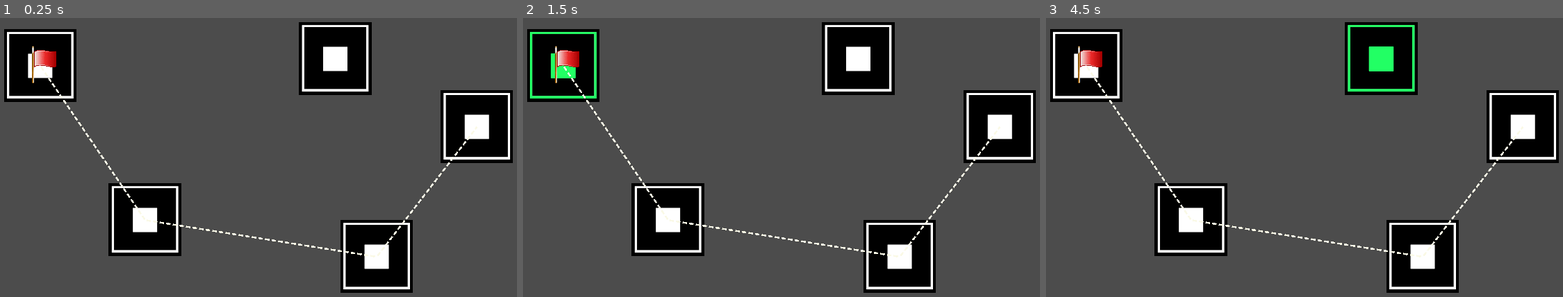
Above: before the commit, frames 1-3 (left to right).
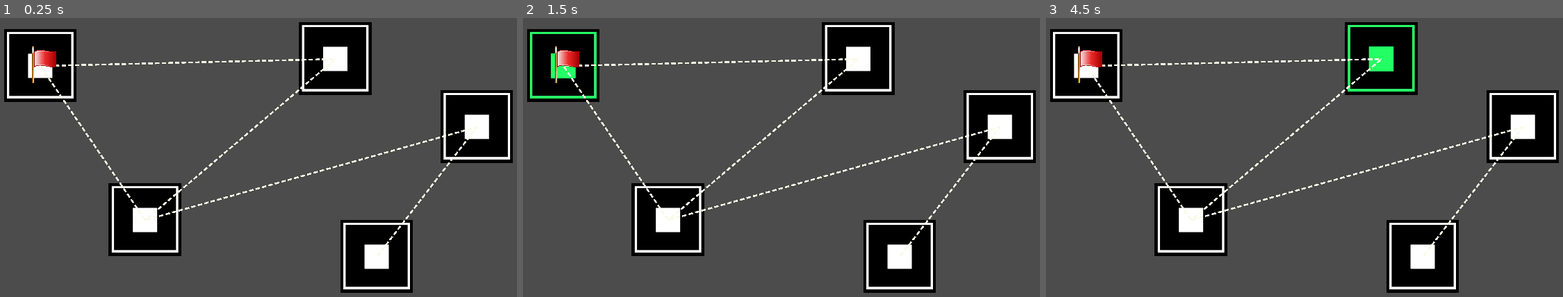
Above: after the commit, the same moments.

Repository: UnderVanCo-Op/Expeditions-Guide
Game: Godot game, scene res://Levels/Tests/Andrey.tscn
Two runs of this game, one before a commit and one after it. Both use one fixed random seed, a clock stepped at 60 frames per second and the inputs below.
Inputs (mouse positions are in pixels of both pictures, inside the frame that each line leads up to):
- Up to frame 1 (0.25 s): no input
- Up to frame 2 (1.5 s): click (564, 65) at 0.52 s; click (564, 65) at 1.27 s
- Up to frame 3 (4.5 s): click (1087, 65) at 2.02 s; tap Enter at 2.75, 4.25 s; move the mouse to (1428, 129) at 2.77 s; tap Space at 3.5 s; move the mouse to (1190, 163) at 3.52 s; move the mouse to (1361, 76) at 4.27 s

The runs differ from the first frame. In frame 1, 0.9% of the frame differs, in the area x 8-93%, y 14-86%; in frame 2, 0.9%; in frame 3, 0.9%.

Commit message:
Fix for bug with deleting and some code clearence

Diff:
--- a/Game Files/GameManager.gd
+++ b/Game Files/GameManager.gd
@@ -114,7 +114,7 @@
 	# Paths work
 	if(shouldUpdate):
 		UpdatePathsD()
-	print("GM: PathsData to save: ", PathsData)
+#	print("GM: PathsData to save: ", PathsData)
 	SaveMInst.Save_paths(PathsData)
 #	get_tree().reload_current_scene()	# seems to be not working
 	# Other (to be done in future)
@@ -128,6 +128,7 @@
 			var t = PathsData[_pathData[0]]
 			if(!t):
 				print("GM: point is in PathsData, but it has no sosedis")
+				return false
 			for _p in t as Array:			# value (берём соседей)
 				if(_p == _pathData[1]):		# если конкретная точка из соседей совпала
 					print("\nGM: found adj point, path already exists! Maybe you forgot to reload? Anyway, deleting path and sosedis now...")
@@ -145,14 +146,7 @@
 					PathsData[_pathData[1]] = values		# добавляем kv par обратно в словарь
 
 					print("GM: sosedi from points were deleted! Saving game...")
-					SaveGame(false)
 
-					# перезагружаем все линии в рантайме
-
-
-
-
-#					get_tree().reload_current_scene()	# seems to be not working
 
 					# удаляем саму линию из рантайма
 					var p1 = get_node_or_null("../Points/" + str(_pathData[0]))
@@ -161,15 +155,17 @@
 						printerr("GM: could not get both Points to delete line, return (true)")
 						return true
 
+					p1.sosedi.erase(p2.name)
+					p2.sosedi.erase(p1.name)
+					SaveGame(true)
 
 					for l in get_node("../Lines").get_children():
 						if((l.points[0] == p1.position and l.points[1] == p2.position) or (l.points[0] == p2.position and l.points[1] == p1.position)):	# into 1 side and another
 
-							print("GM: Line ", l, " is going to be deleted!")
-#							l.free()
+#							print("GM: Line ", l, " is going to be deleted!")
 							l.queue_free()
 
-							print("GM: Line also deleted!")
+#							print("GM: Line also deleted!")
 							return true
 						pass
 					printerr("GM: Line has not been found! (but anyway)")
--- a/Levels/Tests/Andrey.tscn
+++ b/Levels/Tests/Andrey.tscn
@@ -50,21 +50,35 @@
 
 [node name="Lines" type="Node2D" parent="."]
 
-[node name="Line2D" type="Line2D" parent="Lines" instance=ExtResource( 2 )]
+[node name="Line2D5" type="Line2D" parent="Lines" instance=ExtResource( 2 )]
 points = PoolVector2Array( 209, 261, 571, 794 )
 default_color = Color( 0.984314, 0.984314, 0.92549, 1 )
 texture = ExtResource( 4 )
 texture_mode = 1
 script = ExtResource( 5 )
 
-[node name="Line2D2" type="Line2D" parent="Lines" instance=ExtResource( 2 )]
-points = PoolVector2Array( 571, 794, 1371, 921 )
+[node name="Line2D6" type="Line2D" parent="Lines" instance=ExtResource( 2 )]
+points = PoolVector2Array( 209, 261, 1228, 237 )
 default_color = Color( 0.984314, 0.984314, 0.92549, 1 )
 texture = ExtResource( 4 )
 texture_mode = 1
 script = ExtResource( 5 )
 
-[node name="Line2D3" type="Line2D" parent="Lines" instance=ExtResource( 2 )]
+[node name="Line2D7" type="Line2D" parent="Lines" instance=ExtResource( 2 )]
+points = PoolVector2Array( 1228, 237, 571, 794 )
+default_color = Color( 0.984314, 0.984314, 0.92549, 1 )
+texture = ExtResource( 4 )
+texture_mode = 1
+script = ExtResource( 5 )
+
+[node name="Line2D8" type="Line2D" parent="Lines" instance=ExtResource( 2 )]
+points = PoolVector2Array( 571, 794, 1717, 472 )
+default_color = Color( 0.984314, 0.984314, 0.92549, 1 )
+texture = ExtResource( 4 )
+texture_mode = 1
+script = ExtResource( 5 )
+
+[node name="Line2D9" type="Line2D" parent="Lines" instance=ExtResource( 2 )]
 points = PoolVector2Array( 1371, 921, 1717, 472 )
 default_color = Color( 0.984314, 0.984314, 0.92549, 1 )
 texture = ExtResource( 4 )
--- a/Objects/Point/Point.gd
+++ b/Objects/Point/Point.gd
@@ -17,7 +17,7 @@
 #	print("Button ", self, " pressed")
 	if OS.has_feature("editor") and GM.ToolModeToggle:	# if we are in editor / in game launched from editor and togglemode == true
 
-		print("Entering tool part of a Point...")
+#		print("Entering tool part of a Point...")
 		var lastP = get_node_or_null("../../GameManager").lastPTool
 		if(!lastP):													# start if there is no start
 			GM.lastPTool = self			# just update last point in GM
@@ -29,25 +29,14 @@
 				GM.lastPTool = null		# dont forget so set start back
 				return
 			# else we continue
-
-#			newWay = Line2D.new()
-##			newWay.points.resize(0)		# clearing (not worked, btw)
-#			newWay.default_color = Color(255, 254, 246, 255)		# Color
-#			newWay.texture = load("res://Objects/WayTile3.png")		# Texture
-#			newWay.texture_mode = 1									# Tile mode
-#			newWay.points = PoolVector2Array([self.position])		# Trick to make this thing work
-##			print("newWay size after all actions: ", newWay.points.size())	# test print
-
 			var newWay = PathScene.instance()
 			newWay.points = PoolVector2Array([lastP.position, self.position])		# Trick to make this thing work
 #			print("PL: newWay size after all actions: ", newWay.points.size())	# test print
 
 			get_node("../../Lines").add_child(newWay)		# add to scene
-#			newWay.set_owner(get_tree().current_scene)		# required to make the node visible in the Scene tree dock and persist changes made by the tool script to the saved scene file.
-
 			lastP.sosedi.append(name)		# append self to start sosedi's
 			sosedi.append(lastP.name)		# append start to self sosedi's
-			print("newWay size after all actions2: ", newWay.points.size())		# test print 2
+#			print("newWay size after all actions2: ", newWay.points.size())		# test print 2
 
 			GM.lastPTool = null		# update last point in GM to null (since there is no start now)
 
@@ -57,9 +46,6 @@
 #			ResourceSaver.save(get_tree().current_scene.filename, packed_scene)
 
 			GM.SaveGame()
-
-#			get_tree().reload_current_scene()
-			pass
 	else:
 		emit_signal("WayButPressed", self)
 	pass # Replace with function body.
--- a/Paths.json
+++ b/Paths.json
@@ -1 +1 @@
-{"Start":["Point2"],"Point2":["Point4","Start"],"Point5":["Point4"],"Point3":[],"Point4":["Point2","Point5"]}
+{"Start":["Point2","Point3"],"Point3":["Point2","Start"],"Point2":["Start","Point3","Point5"],"Point4":["Point5"],"Point5":["Point4","Point2"]}
